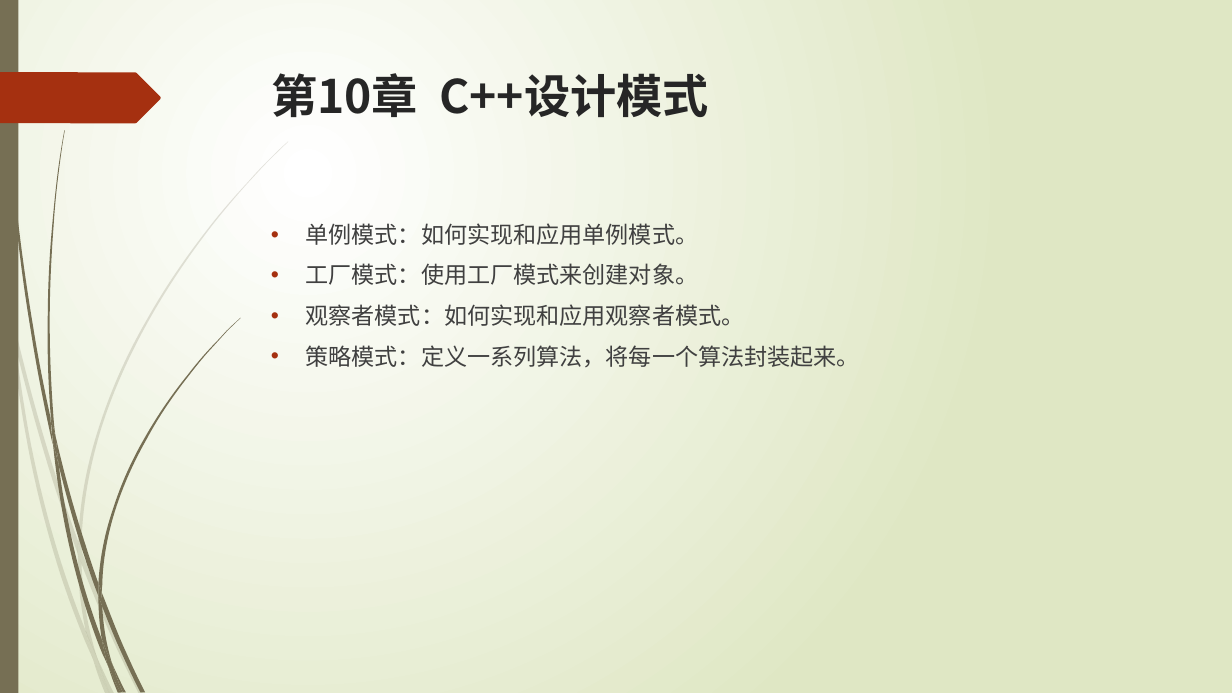
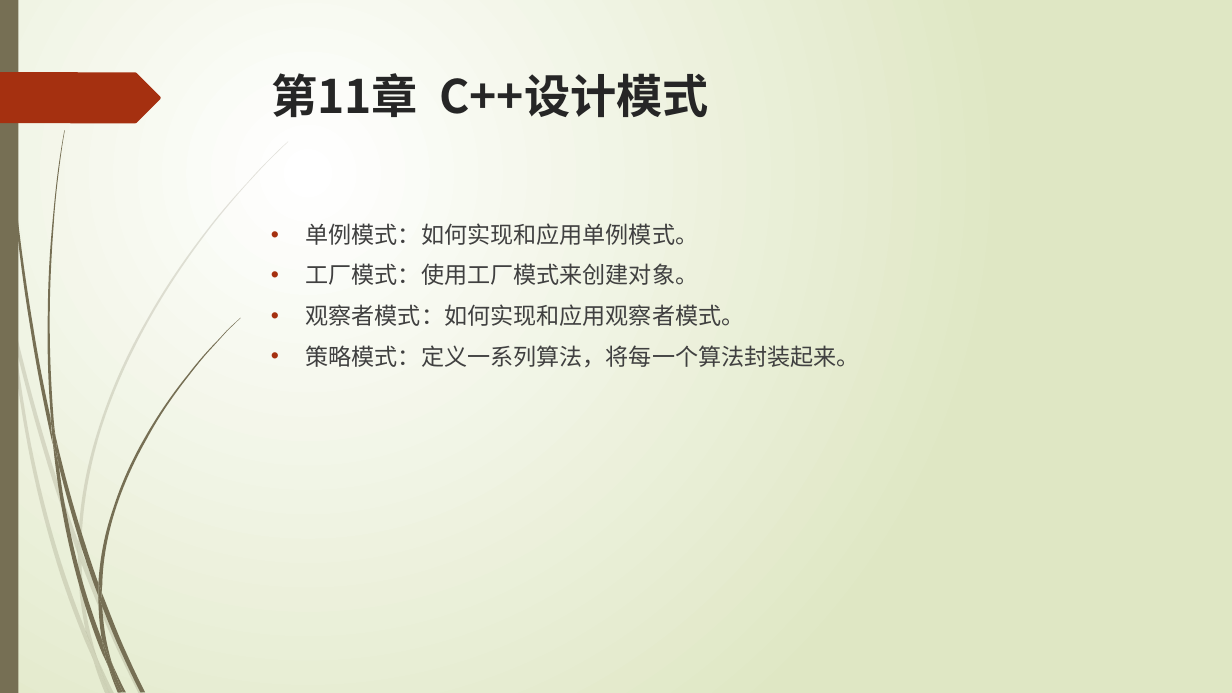
Before and after one commit to liuty2006/learn, a slide deck: slide 46 of learn_cpp/docs/C++语言培训.pptx (slide 23 before the commit). Drawn at 1232x693 pixels with LibreOffice and Linux fonts; fonts in the diff are those of the drawing. Boxes give left, top, right and bottom in pixels: in the first picture for what was removed or moved away, otherwise in the second. Text is boxed around its words. In the diff, an @@ line names an element or a change of style, - is before the commit and + after.

```diff
--- a/learn_cpp/docs/C++语言培训.pptx
+++ b/learn_cpp/docs/C++语言培训.pptx
@@ title at <box>271,73,709,117</box>: text changed @@
-第10章 C++设计模式
+第11章 C++设计模式
```
Also in this commit, not shown: 8 other slides changed, 23 slides added, 16 other files.
